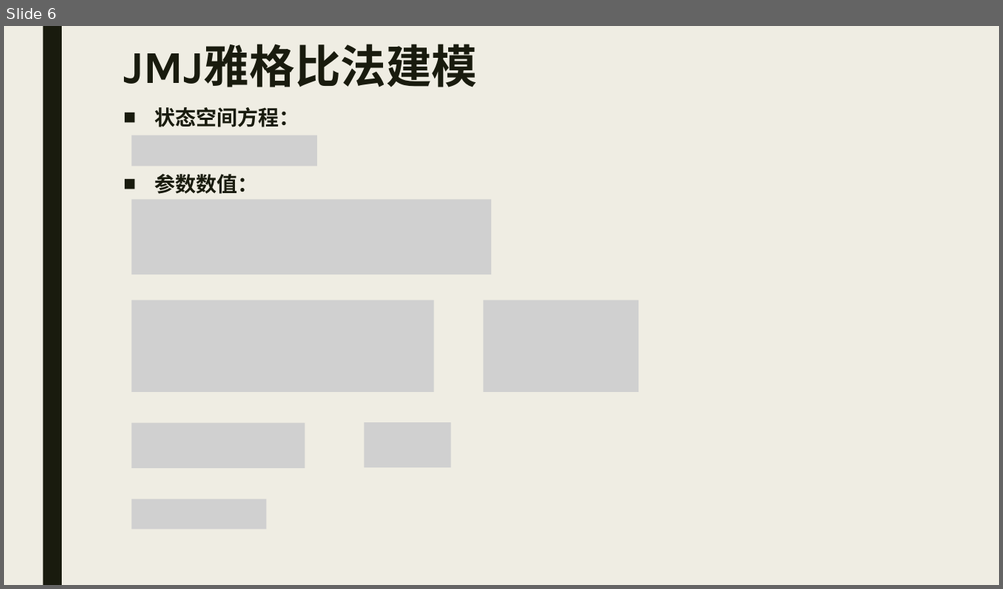
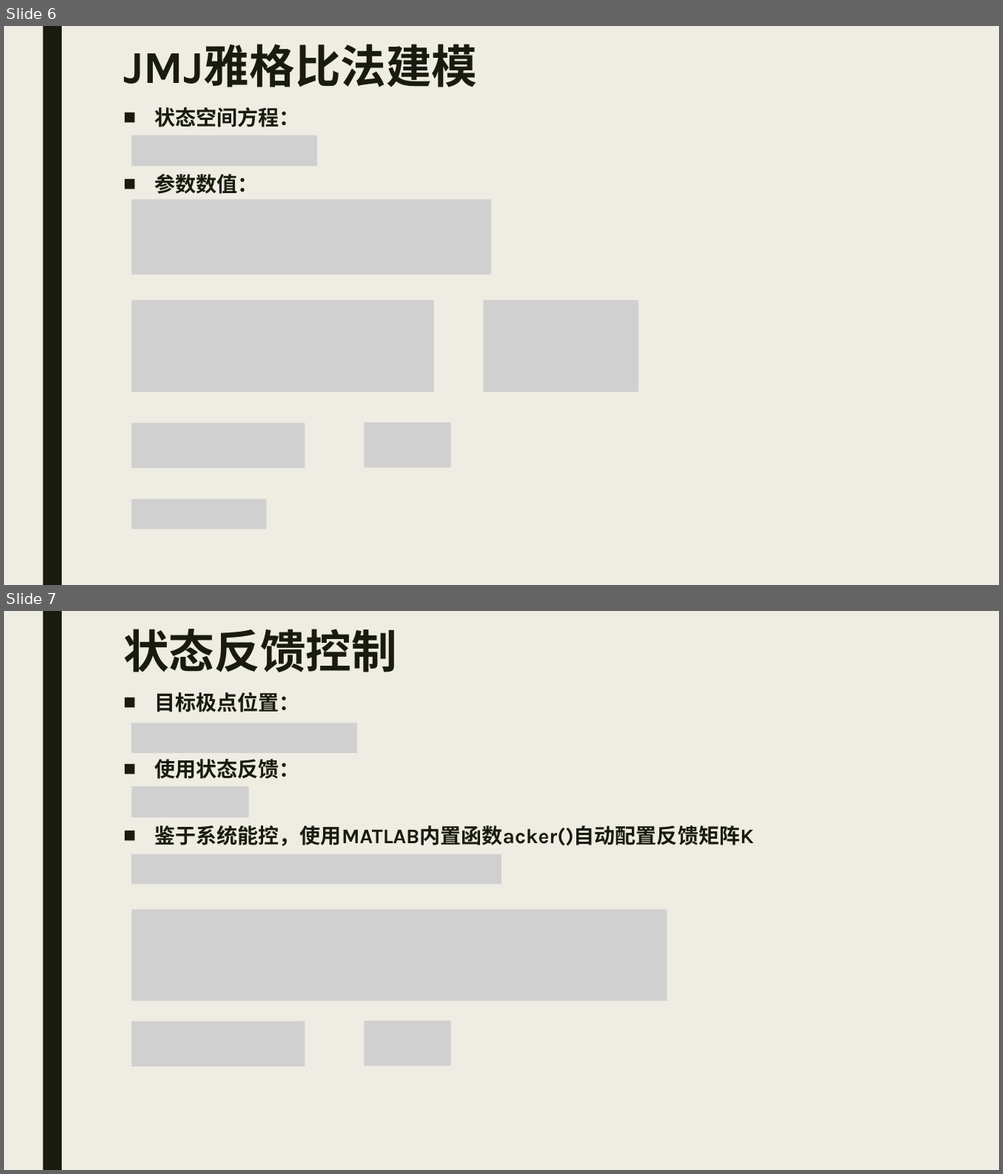
Before and after one commit to ZeroWeight/LC, a slide deck: Project/Pro1/Control_1.pptx. Shown one above the other, each under a label of ours: slide 6 before the commit, slides 6 and 7 after it. The pictures are 1003x589 and 1003x1174 pixels, drawn with LibreOffice and Linux fonts; fonts in the diff are those of the drawing; grey boxes stand for pictures. Boxes give left, top, right and bottom in pixels: in the first picture for what was removed or moved away, otherwise in the second. Text is boxed around its words. In the diff, an @@ line names an element or a change of style, - is before the commit and + after.

```diff
--- a/Project/Pro1/Control_1.pptx
+++ b/Project/Pro1/Control_1.pptx
@@ slide 7 added at [4,611,999,1170], background #EFEDE3; not listed: 1 template element that a slide beside it also shows @@
@@ title added at [123,629,397,672], 44 pt, text #191B0E, bold @@
+状态反馈控制
@@ text added at [155,692,754,846], 20 pt, text #191B0E, bold @@
+■ 目标极点位置：
+■ 使用状态反馈：
+■ 鉴于系统能控，使用MATLAB内置函数acker()自动配置反馈矩阵K
@@ picture added at [131,723,357,753] @@
@@ picture added at [131,786,249,817] @@
@@ picture added at [131,854,502,884] @@
@@ picture added at [131,909,512,1001] @@
@@ picture added at [512,909,667,1001] @@
@@ picture added at [131,1022,304,1067] @@
@@ picture added at [364,1022,451,1067] @@
```
Also in this commit, not shown: 5 other slides added, 9 other files.
